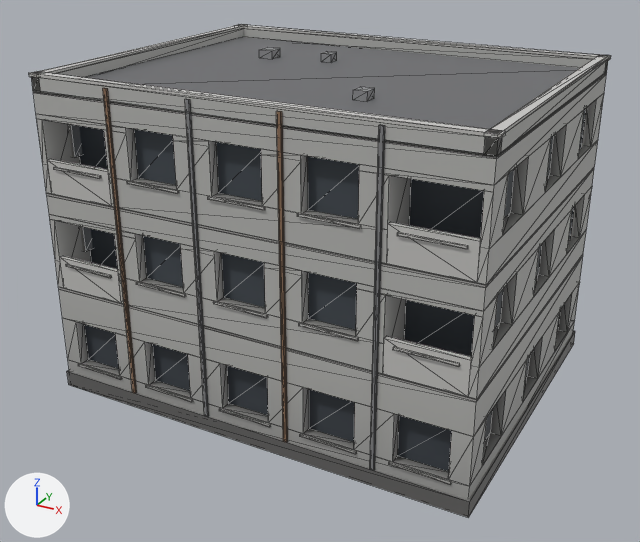
Before and after pictures for a commit that changed the glTF model assets/props/building_block.glb.
Camera for both pictures: a camera (50 mm lens) standing at (12.75, -24.04, 15.46) and looking at (-0.07, -0.73, 3.8). The axes (+X, +Y, +Z) are drawn at lower left. The lights are the same throughout. The first picture is the older version. Mesh edges are drawn as thin lines. Vertices at exactly the same position are counted once.

Objects in the first picture: 'building_block'.
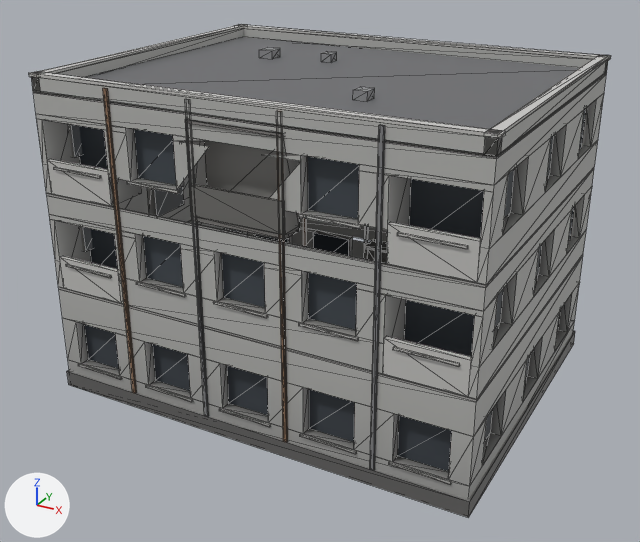
What differs and where, as boxes [x1, y1, x2, y2] in the pictures (640 x 542 px):
part 1 of me_building_block, added: after [191, 216, 299, 240]
part 2 of me_building_block, added: after [366, 241, 387, 251]
part 3 of me_building_block, added: after [185, 119, 284, 137]
part 4 of me_building_block, added: after [189, 183, 284, 235]
part 5 of me_building_block, deleted: before [208, 196, 265, 210]
part 6 of me_building_block, cut back: before [109, 99, 388, 432]; after [185, 119, 299, 240]
part 7 of me_building_block, cut back: after [363, 240, 387, 264]

What the commit changed:
me_building_block is used by ob_building_block; location (0.0, 0.0, 0.0).
me_building_block had 1000 vertices, 1514 faces and spanned x -7.07..7.07, y -5.53..5.53, z 0.0..10.39.
me_building_block now has 1019 vertices, 1512 faces and spans x -7.07..7.07, y -5.53..5.53, z 0.0..10.39.
me_building_block part 1: a new loose piece, a box spanning x -1.5..1.5, y -5.51..-4.75, z 6.86..7.0, in mat_defaultmaterial.
me_building_block part 2: a new loose piece, a box spanning x -1.1..1.1, y 4.652..5.512, z 2.45..2.55, in mat_defaultmaterial.
me_building_block part 3: a new loose piece, a box spanning x -1.5..1.5, y -5.51..-4.75, z 9.61..9.71, in mat_defaultmaterial.
me_building_block part 4: a new loose piece, a box spanning x -1.48..1.48, y -5.532..-5.442, z 7.0..7.92, in mat_defaultmaterial.
me_building_block part 5: the loose piece of 8 vertices spanning x -0.89..0.89, y -5.52..-5.46, z 7.57..7.66 is deleted.
Part 6, on me_building_block:
6 vertices are removed from x -0.81..0.81, y -5.46..-5.12, z 7.66..9.21.
24 faces are deleted.
8 vertices are added at x -1.5..1.5, y -5.53..-4.73, z 6.86..9.71.
10 new faces join them.
Part 7, on me_building_block:
7 vertices are removed from x -0.65..0.65, y 4.91..5.46, z 1.08..2.38.
32 faces are deleted.
8 vertices are added at x -1.1..1.1, y 4.63..5.53, z 0.14..2.55.
20 new faces join them.
Other edits to the shape of me_building_block do not show in these pictures.
